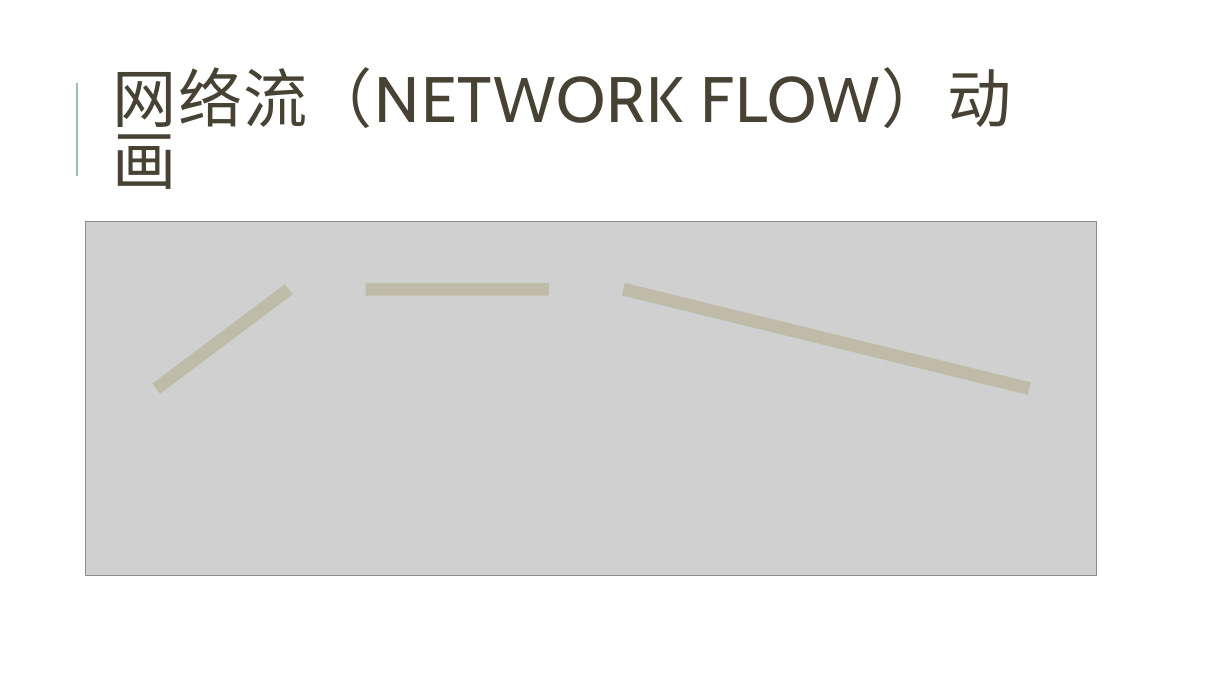
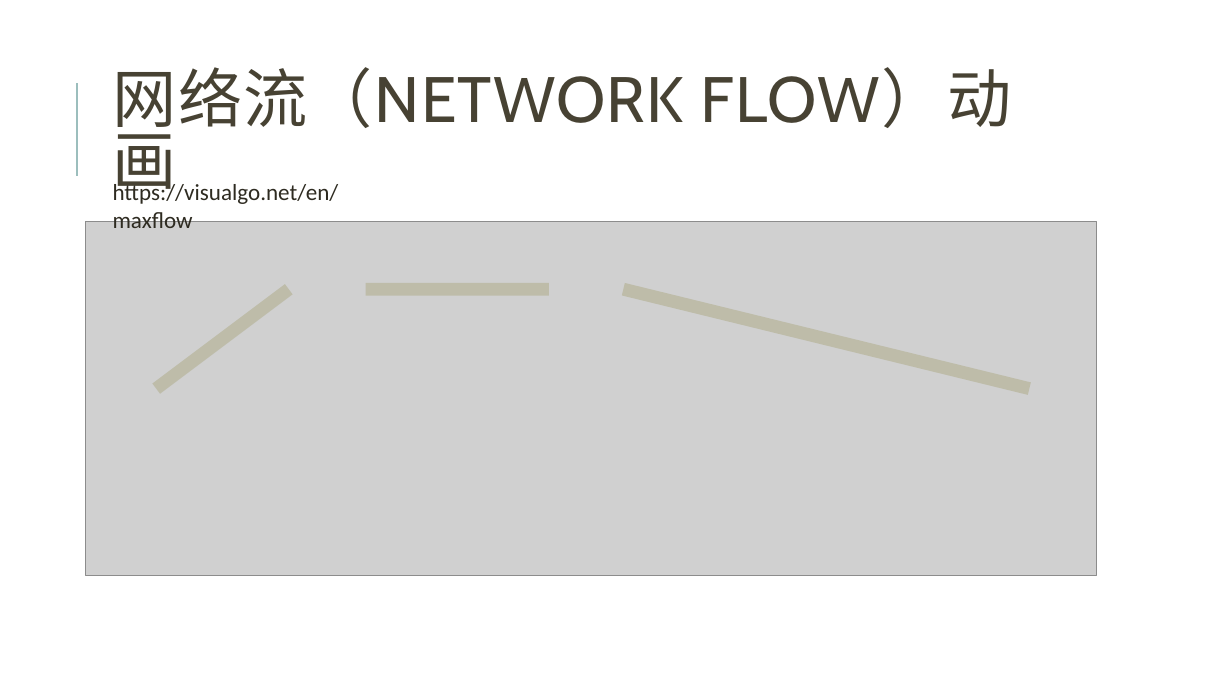
Before and after one commit to gzshawnliang/competitive-programming, a slide deck: slide 14 of doc/NetworkFlow/网络流.pptx (slide 5 before the commit). Drawn at 1232x693 pixels with LibreOffice and Linux fonts; fonts in the diff are those of the drawing; grey boxes stand for pictures. Boxes give left, top, right and bottom in pixels: in the first picture for what was removed or moved away, otherwise in the second. Text is boxed around its words. In the diff, an @@ line names an element or a change of style, - is before the commit and + after.

```diff
--- a/doc/NetworkFlow/网络流.pptx
+++ b/doc/NetworkFlow/网络流.pptx
@@ text added at (113, 181, 339, 228), 18 pt, text #2E2B21 @@
+https://visualgo.net/en/maxflow
```
Also in this commit, not shown: 4 other files.
